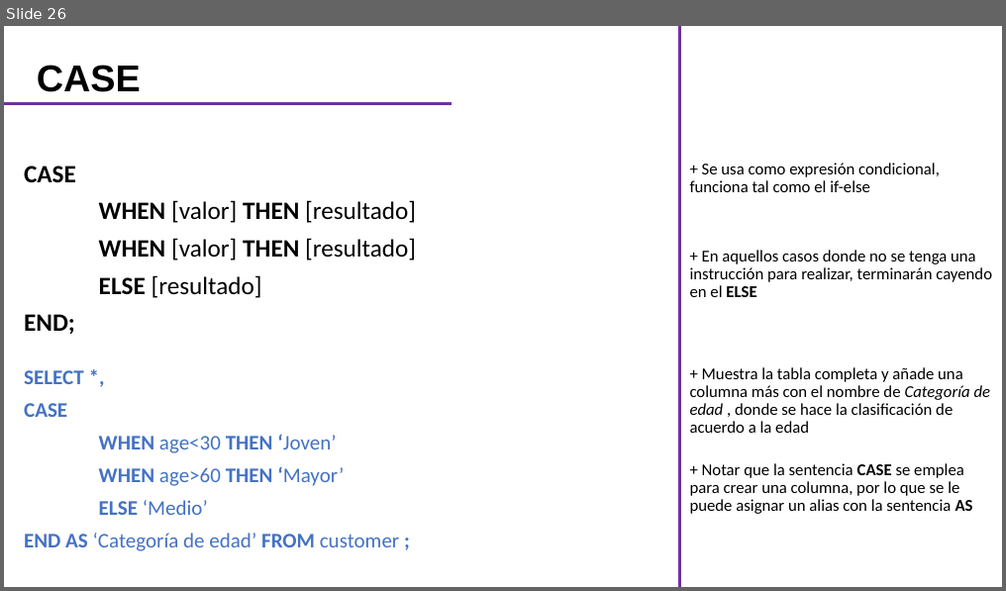
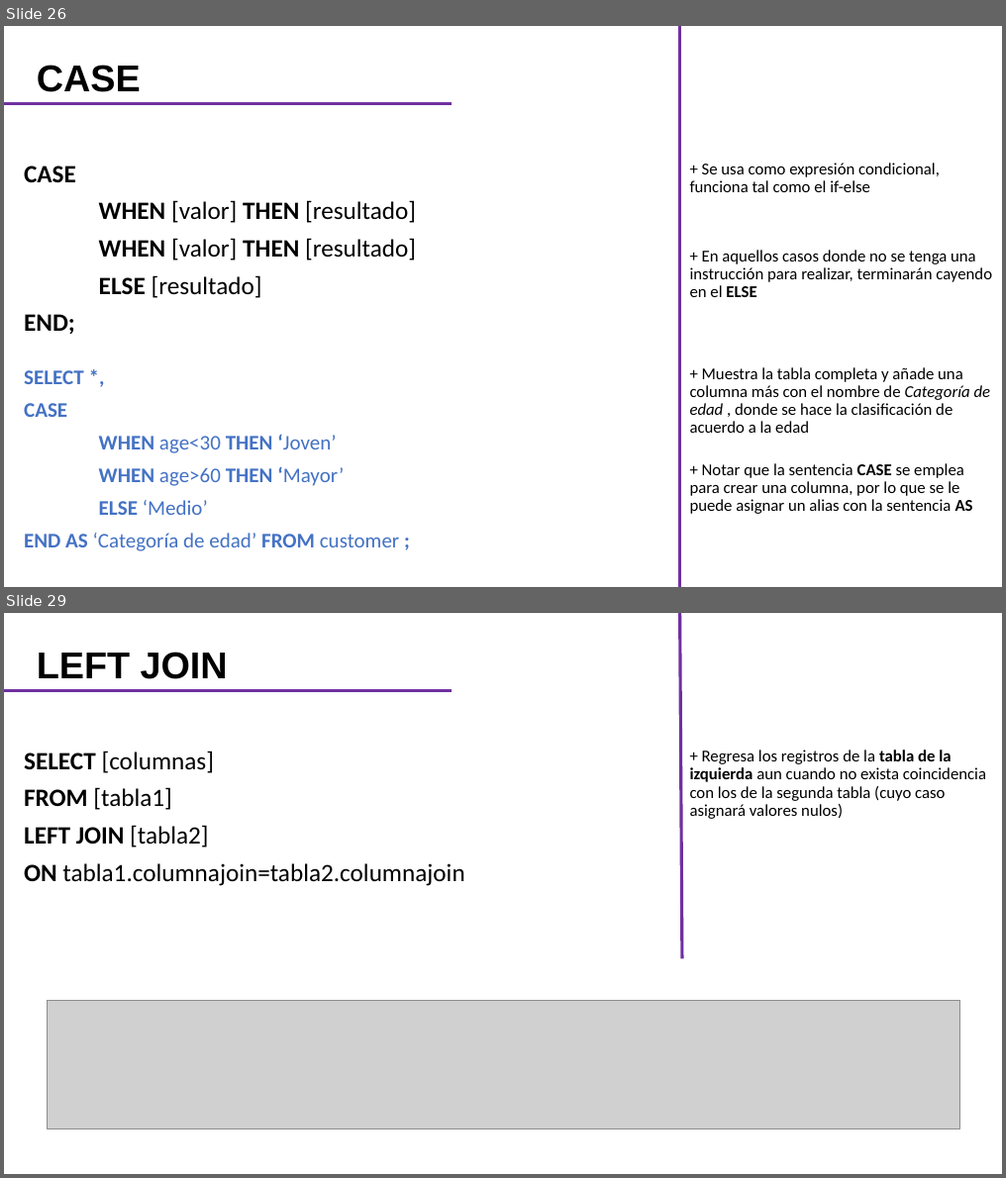
Before and after one commit to CarlosCamposs/Curso-AABD_SQL, a slide deck: Curso AABD-SQL (Notas).pptx. Shown one above the other, each under a label of ours: slide 26 before the commit, slides 26 and 29 after it; the slides between them are not shown. The pictures are 1006x591 and 1006x1178 pixels, drawn with LibreOffice and Linux fonts; fonts in the diff are those of the drawing; grey boxes stand for pictures. Boxes give left, top, right and bottom in pixels: in the first picture for what was removed or moved away, otherwise in the second. Text is boxed around its words. In the diff, an @@ line names an element or a change of style, - is before the commit and + after.

```diff
--- a/Curso AABD-SQL (Notas).pptx
+++ b/Curso AABD-SQL (Notas).pptx
@@ slide 29 added at <box>4,613,1002,1174</box>, background #FFFFFF @@
@@ line added from (682, 959) to (680, 613), #7030A0 3 pt @@
@@ title added at <box>37,652,228,679</box>, 36 pt, text #000000, bold @@
+LEFT JOIN
@@ line added from (4, 691) to (451, 691), #7030A0 3 pt @@
@@ subtitle added at <box>24,751,464,886</box>, 24 pt, text #000000 @@
+SELECT [columnas]
+FROM [tabla1]
+LEFT JOIN [tabla2]
+ON tabla1.columnajoin=tabla2.columnajoin
@@ text added at <box>690,750,986,819</box>, 16 pt, text #000000 @@
++ Regresa los registros de la tabla de la izquierda aun cuando no exista coincidencia con los de la segunda tabla (cuyo caso asignará valores nulos)
@@ picture added at <box>47,1001,960,1129</box> @@
```
Also in this commit, not shown: 2 slides changed, 10 other slides added.
